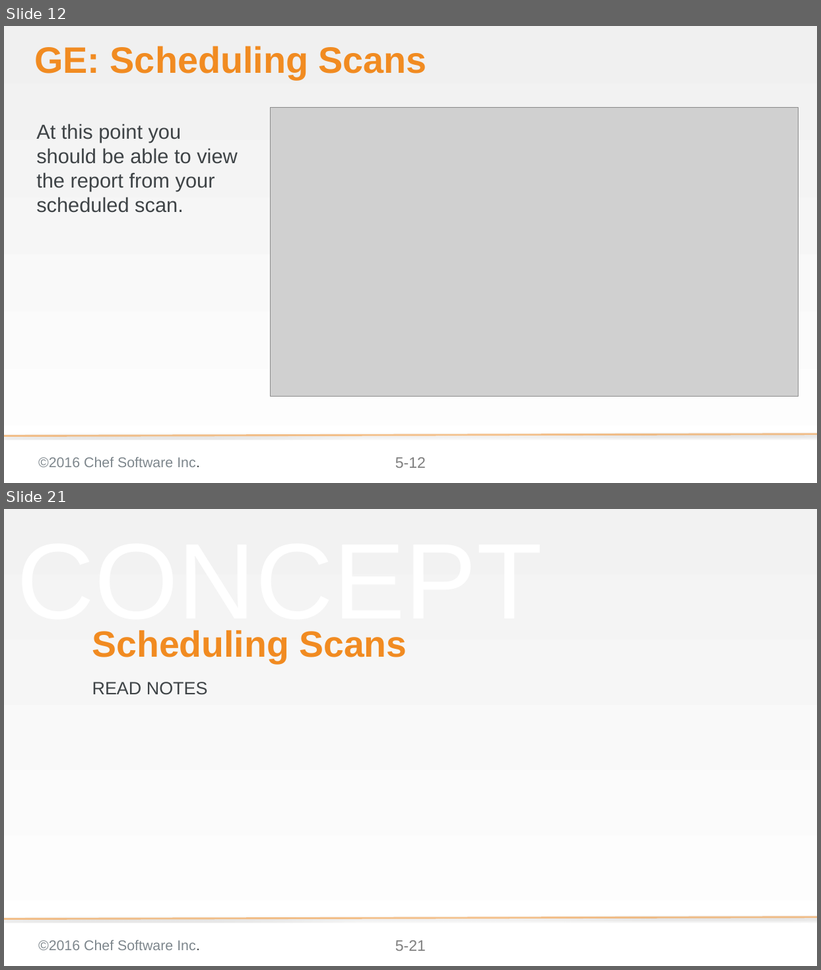
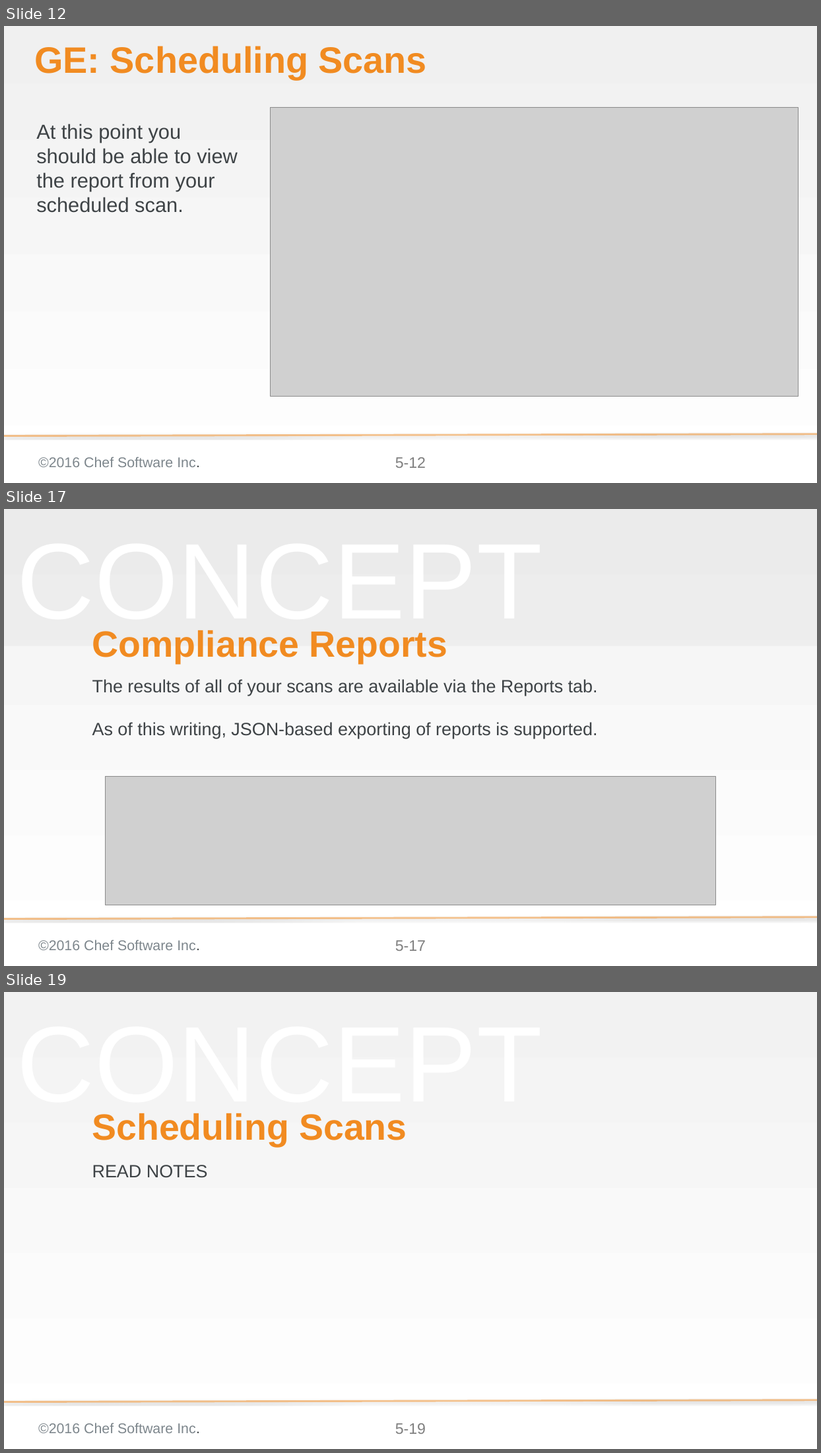
Before and after one commit to bchamby/chef-compliance-installation-configuration-operation, a slide deck: 05-scheduling-scans-reports.pptx. Shown one above the other, each under a label of ours: slides 12 and 21 before the commit, slides 12, 17 and 19 after it; the slides between them are not shown. The pictures are 821x970 and 821x1453 pixels, drawn with LibreOffice and Linux fonts; fonts in the diff are those of the drawing; grey boxes stand for pictures; background and template pictures are left out. Boxes give left, top, right and bottom in pixels: in the first picture for what was removed or moved away, otherwise in the second. Text is boxed around its words. In the diff, an @@ line names an element or a change of style, - is before the commit and + after.

Commit message:
added recurring scans content

```diff
--- a/05-scheduling-scans-reports.pptx
+++ b/05-scheduling-scans-reports.pptx
@@ slide 17 added at bbox=[4, 509, 817, 966], background gradient #F2F2F2 to #FFFFFF; not listed: 4 template elements that a slide beside it also shows @@
@@ rectangle added at bbox=[4, 509, 817, 646], fill #D9D9D9 at 25% opacity @@
@@ title added at bbox=[92, 630, 448, 663], 57.6 pt, text #F18B21, bold @@
+Compliance Reports
@@ subtitle added at bbox=[92, 679, 598, 739], 28 pt, text #3E4346 @@
+The results of all of your scans are available via the Reports tab.
+As of this writing, JSON-based exporting of reports is supported.
@@ picture added at bbox=[105, 776, 715, 905] @@
@@ what was slide 21 is now slide 19 @@
@@ page number at bbox=[395, 1424, 426, 1434]: text changed @@
-5-21
+5-19
```
Also in this commit, not shown: 5 slides changed, 2 other slides added, 6 slides removed.
